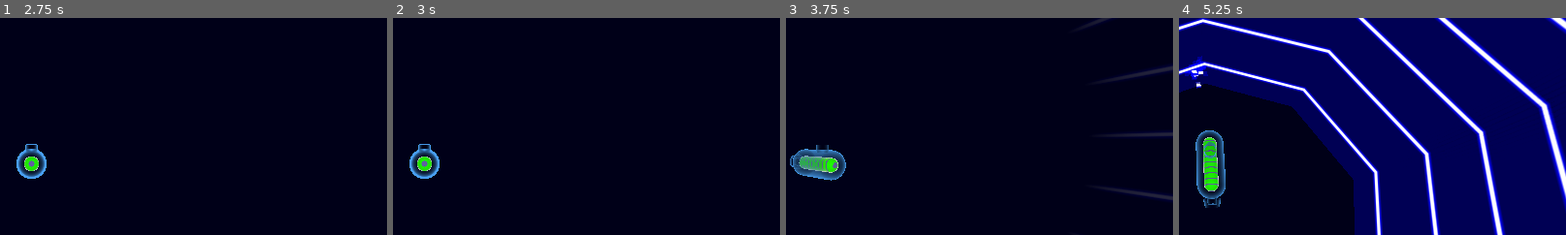
Above: before the commit, frames 1-4 (left to right).
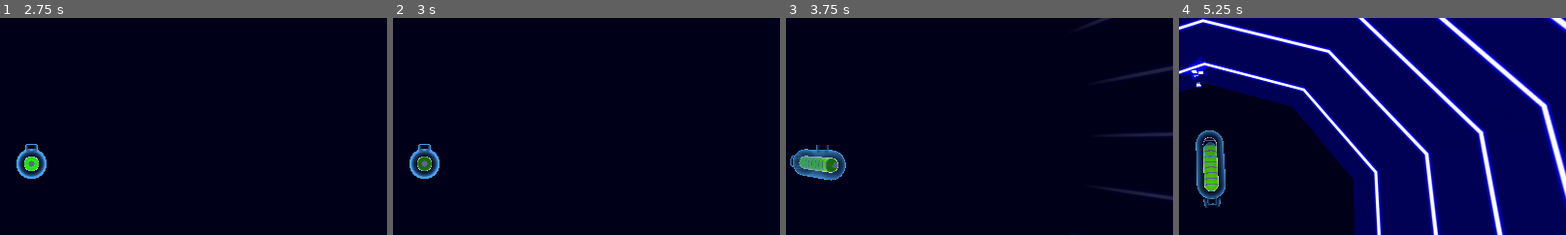
Above: after the commit, the same moments.

Repository: squirrelsoftcompany/LD57
Game: Godot game, scene res://Scenes/test_scene.tscn
Two runs of this game, one before a commit and one after it. Both use one fixed random seed, a clock stepped at 60 frames per second and the inputs below.
Inputs (mouse positions are % of the whole screen's width and height, from its top left):
- Up to frame 1 (2.75 s): click "H" at 0.5 s; click "H" at 1.25 s; click "H" at 2 s
- Up to frame 2 (3 s): click "S" at 2.75 s
- Up to frame 3 (3.75 s): tap Enter at 3.5 s; drag from (11, 17) to (60, 28) at 3.52 s
- Up to frame 4 (5.25 s): drag from (11, 23) to (45, 70) at 4.27 s; click "D" at 5 s
The pictures show only the part of the screen within x 46-96%, y 16-66%; the shares and areas given below are measured in that part.

Frame 1 is identical in both runs. In frame 2, 0.2% of the frame differs, in the area x 6-11%, y 63-71%; in frame 3, 0.1%; in frame 4, 0.6%, in the area x 6-11%, y 54-80%.

Commit message:
Change _energy_change() function parameters on battery script due to the API change on signal

Diff:
--- a/Scripts/battery.gd
+++ b/Scripts/battery.gd
@@ -10,6 +10,6 @@
 	material_override.set_shader_parameter("max_charge",max_charge)
 	GlobalEventHolder.connect("energy_state_changed", _energy_change)
 
-func _energy_change():
-	charge = (GlobalPlayerStates.current_energy *  max_charge ) / GlobalPlayerStates.maxEnergy
+func _energy_change(val: int, maximum: int):
+	charge = (val *  max_charge ) / maximum
 	material_override.set_shader_parameter("charge",charge)
